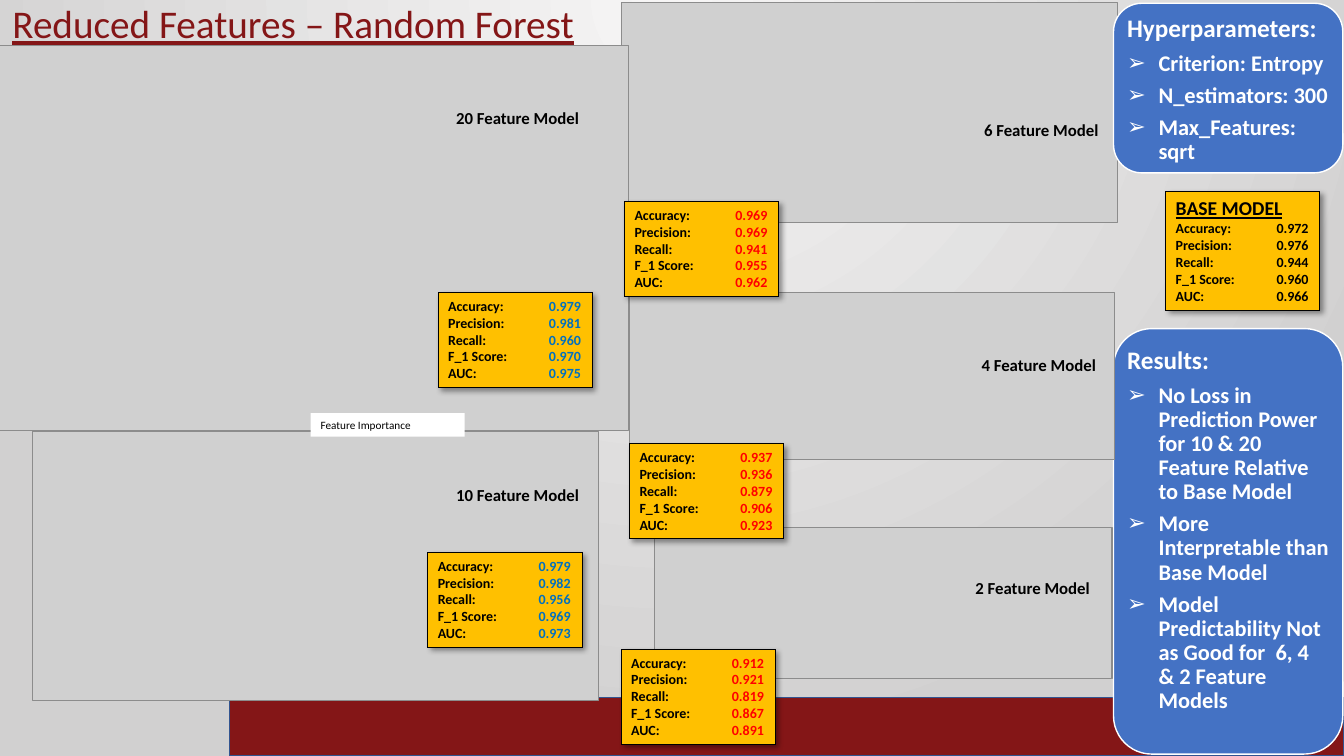
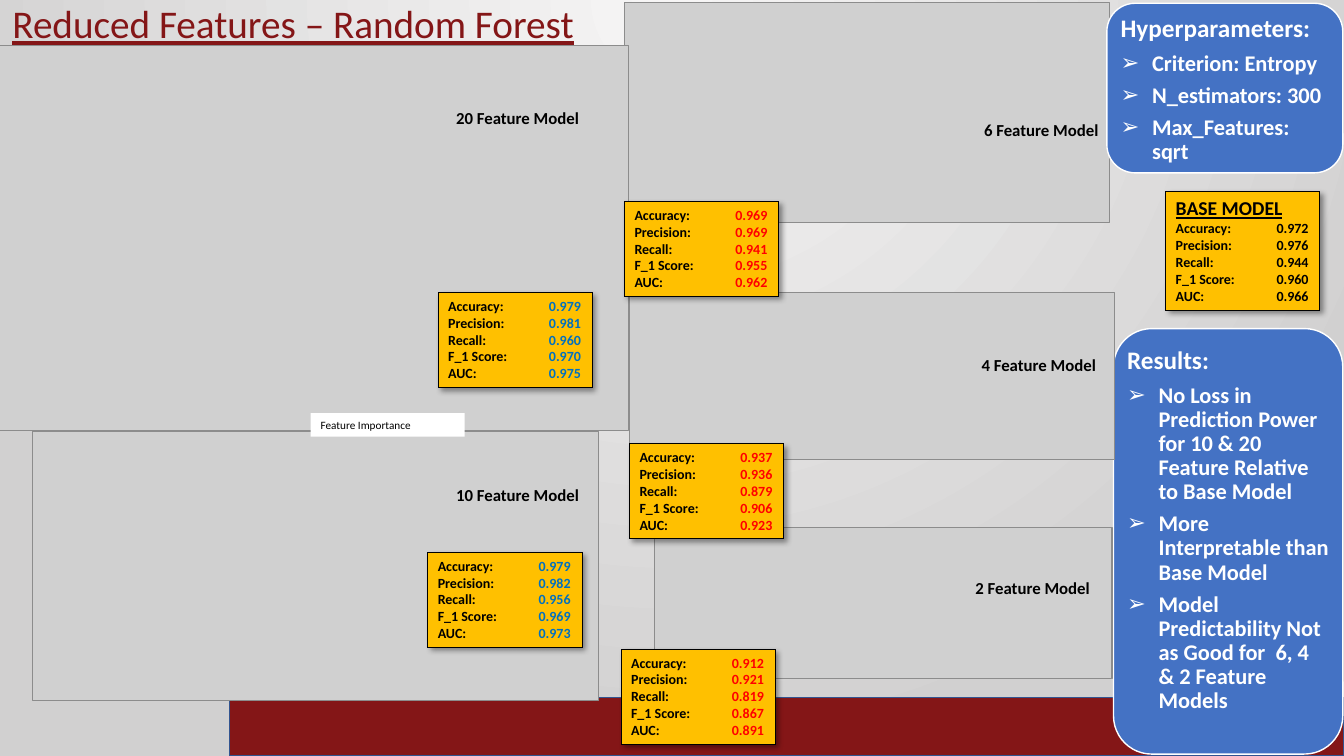
Before and after one commit to ramrao0102/DSA5900-Project, a slide deck: slide 17 of Ram_Rao_Final_Practicum.pptx. Drawn at 1344x756 pixels with LibreOffice and Linux fonts; fonts in the diff are those of the drawing; grey boxes stand for pictures; background and template pictures are left out. Boxes give left, top, right and bottom in pixels: in the first picture for what was removed or moved away, otherwise in the second. Text is boxed around its words. In the diff, an @@ line names an element or a change of style, - is before the commit and + after.

```diff
--- a/Ram_Rao_Final_Practicum.pptx
+++ b/Ram_Rao_Final_Practicum.pptx
@@ picture: place and size @@
-picture at (622,3,1118,224)
+picture at (625,3,1110,224)
@@ rounded rectangle: place and size @@
-rounded rectangle at (1114,3,1343,172)
+rounded rectangle at (1107,3,1343,172)
@@ text "Hyperparameters:": place and size @@
-text "Hyperparameters:" at (1127,20,1328,163)
+text "Hyperparameters:" at (1121,20,1321,163)
```
Also in this commit, not shown: 1 other file.
